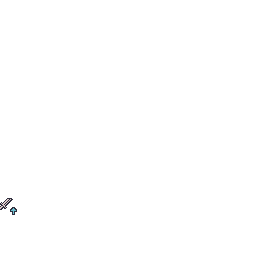
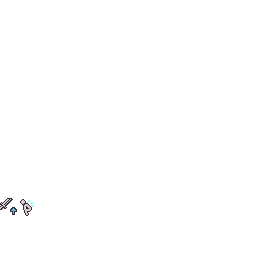
The second 256px x 256px image is a revision of the first. Changes to its layers:
added layer "self_recoil" in group "atk" over [20, 199, 34, 216]
